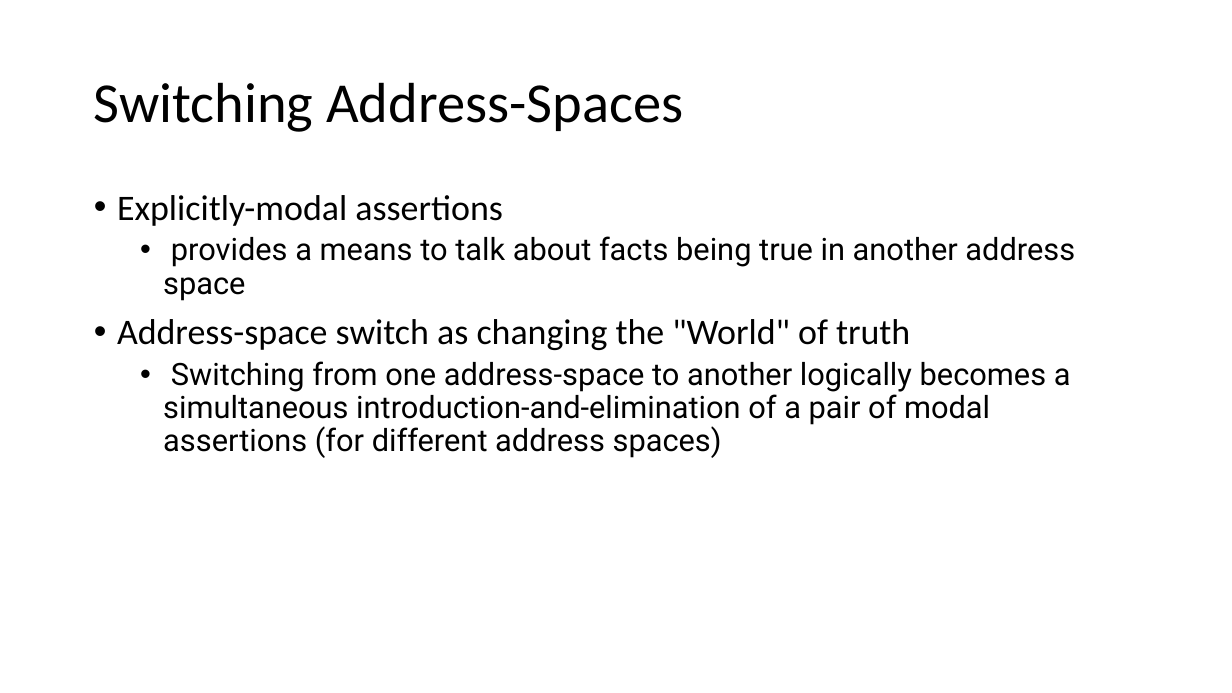
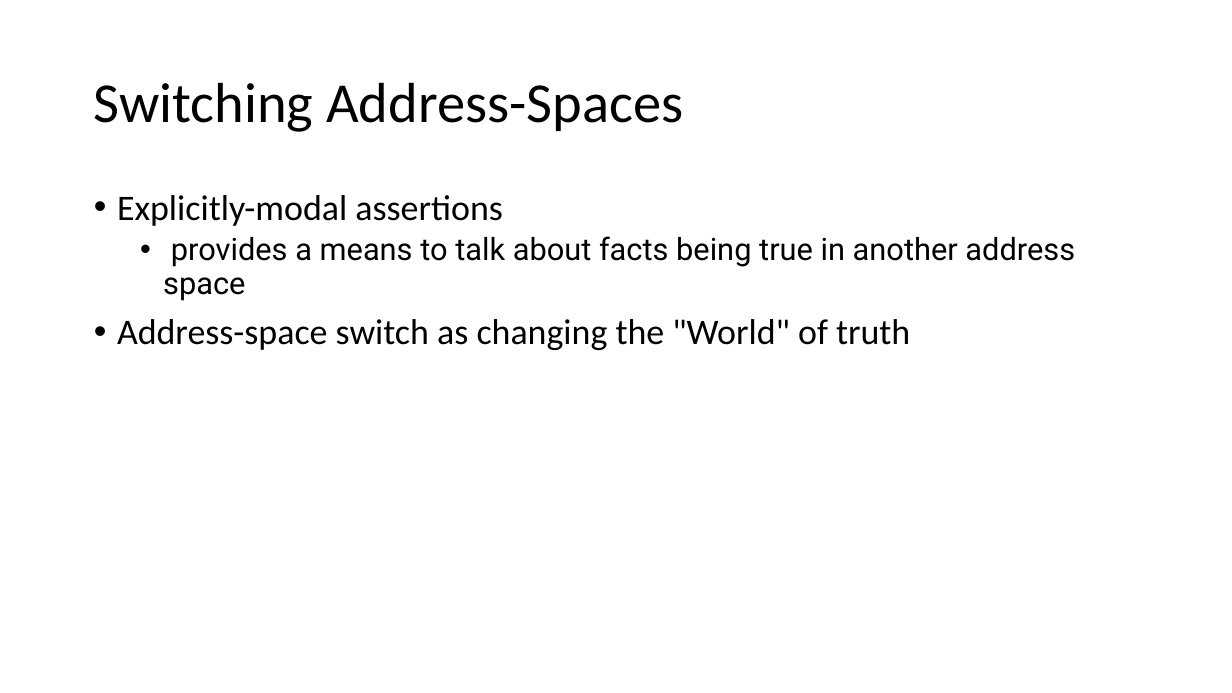
Before and after one commit to Contingent-Systems/vkern_paper, a slide deck: slide 14 of loca_virt_draft.pptx. Drawn at 1232x693 pixels with LibreOffice and Linux fonts; fonts in the diff are those of the drawing. Boxes give left, top, right and bottom in pixels: in the first picture for what was removed or moved away, otherwise in the second. Text is boxed around its words. In the diff, an @@ line names an element or a change of style, - is before the commit and + after.

```diff
--- a/loca_virt_draft.pptx
+++ b/loca_virt_draft.pptx
@@ text at <box>163,361,1071,458</box>: paragraph removed @@
-  • Switching from one address-space to another logically becomes a simultaneous introduction-and-elimination of a pair of modal assertions (for different address spaces)
```
Also in this commit, not shown: 2 other slides changed, 1 slide added.
